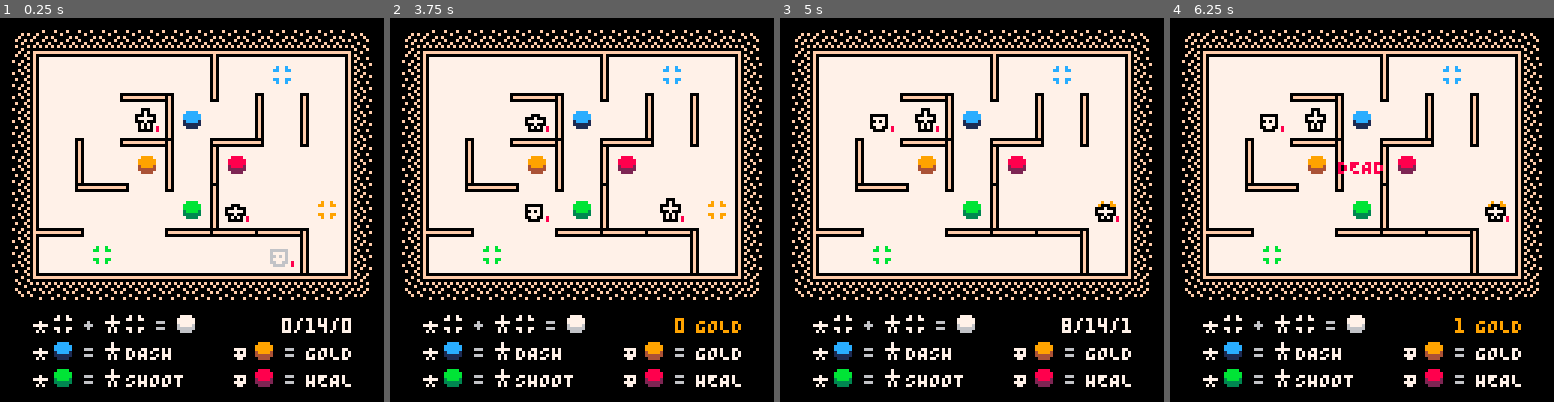
Above: before the commit, frames 1-4 (left to right).
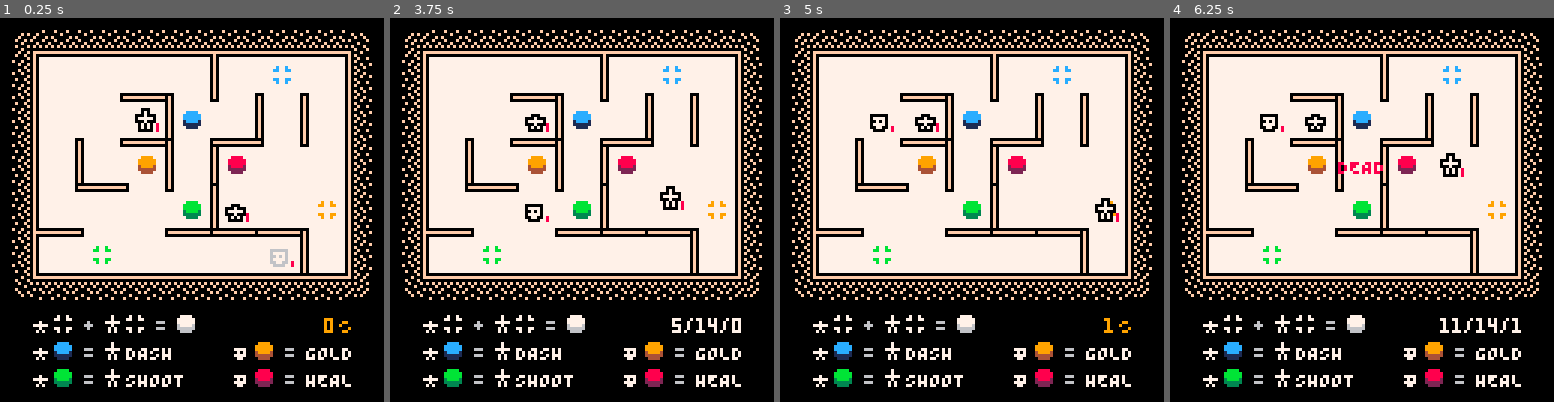
Above: after the commit, the same moments.

Repository: taylordolan/grid-folks
Game: PICO-8 cartridge grid_folks.p8
Two runs of this game, one before a commit and one after it. Both use one fixed random seed, a clock stepped at 60 frames per second and the inputs below.
Inputs:
- Up to frame 1 (0.25 s): no input
- Up to frame 2 (3.75 s): tap X (X key) at 0.33, 1.07, 1.85, 2.97 s; tap O (Z key) at 0.7, 1.7, 2.1, 2.5, 2.9, 3.3, 3.7 s; hold Right 1.6-2.1 s; hold Up 2.15-2.42 s; hold Right 2.47-3.03 s; hold Left 3.08-3.58 s; hold Down from 3.63 s (still down)
- Up to frame 3 (5 s): release Down at 3.97 s; hold Right 4.02-4.68 s; tap X (X key) at 4.08 s; tap O (Z key) at 4.1, 4.5, 4.9 s; hold Up from 4.73 s (still down)
- Up to frame 4 (6.25 s): release Up at 5.03 s; hold Left 5.08-5.68 s; tap X (X key) at 5.2 s; tap O (Z key) at 5.3, 5.7, 6.1 s; hold Down 5.73-6.03 s; hold Right from 6.08 s (still down)

The runs differ from the first frame. In frame 1, 0.4% of the frame differs, in the area x 40-92%, y 27-83%; in frame 2, 0.8%; in frame 3, 0.6%; in frame 4, 1.0%, in the area x 35-92%, y 23-83%.

Commit message:
clean up + add bolt

Diff:
--- a/grid_folks.p8
+++ b/grid_folks.p8
@@ -21,6 +21,8 @@
 -- [x] bring charging back
 -- [x] nevermind
 -- [x] fix heroes walking through heroes
+-- [ ] what happens if the game tries to create a bolt when the board is full?
+-- [ ] move into a hero to wait
 -- [ ] fix load time on generating walls
 -- [ ] animation for enemy death
 -- [ ] when multiple enemies are present, they should act in random order
@@ -120,6 +122,8 @@
     pad_score = 010,
     exit = 028,
     charge = 039,
+    bolt = 046,
+    gold = 063,
   }
 
   -- some game state
@@ -130,8 +134,9 @@
   game_won = false
   hero_a_active = true
   has_killed = false
-  debug_mode = true
+  debug_mode = false
   delay = 0
+  bolts = 0
 
   -- lists of things
   heroes = {}
@@ -143,6 +148,7 @@
   -- that means the things at the end will appear on top
   sprite_layers = {
     "pad",
+    "bolt",
     "button",
     "exit",
     "enemy",
@@ -269,6 +275,10 @@
     -- down
     elseif btnp(3) then
       input = {0, 1}
+    -- z
+    elseif btnp(4) then
+      input = 4
+    -- x
     elseif btnp(5) then
       input = 5
     end
@@ -279,7 +289,14 @@
     delay -= 1
   -- player turn
   elseif player_turn == true and #input_queue > 0 then
-    if input_queue[1] == 5 then
+    if input_queue[1] == 4 then
+      if bolts > 0 then
+        bolts -= 1
+        for next in all(enemies) do
+          hit_enemy(next, 1)
+        end
+      end
+    elseif input_queue[1] == 5 then
       hero_a_active = not hero_a_active
       local active_hero
       if hero_a_active then
@@ -310,6 +327,9 @@
       refresh_pads()
       refresh_walls()
       set_border_color()
+    end
+    if turns > 0 and turns % 100 == 0 then
+      create_bolt()
     end
     for next in all(enemies) do
       next.update(next)
@@ -620,9 +640,18 @@
 
   function draw_score()
     if not debug_mode then
-      print(smallcaps("gold"), 102, 100, colors.orange)
-      local text = score.. ""
-      print(score, 99 - #text * 4, 100, colors.orange)
+      -- print(smallcaps("gold"), 102, 100, colors.orange)
+      pal(colors.tan, false)
+      spr(sprites.gold, 112, 98)
+      local score_text = score.. ""
+      -- local score_text = "10"
+      print(score_text, 112 - #score_text * 4, 100, colors.orange)
+      if bolts > 0 then
+        spr(sprites.bolt, 102 - #score_text * 4, 98)
+        local bolt_text = bolts.. ""
+        print(bolt_text, 98 - #score_text * 4, 100, colors.pink)
+      end
+      pal()
     else
       local text = turns .."/"..spawn_rate.."/"..score
       print(text, 118 - #text * 4, 100, colors.white)
@@ -857,8 +886,8 @@
 		type = "hero",
     base_sprite = sprites.hero,
     sprite = null,
-    max_health = 2,
-    health = 2,
+    max_health = 3,
+    health = 3,
     -- buttons
     dash = false,
     shoot = false,
@@ -874,7 +903,7 @@
         ally = heroes[1]
       end
 
-      -- todo: maybe I can use this to remove update_hero_abilities()
+      -- todo: maybe i can use this to remove update_hero_abilities()
       local ally_button = find_type_in_tile("button", {ally.x, ally.y})
       local next_tile = {self.x + direction[1], self.y + direction[2]}
 
@@ -971,14 +1000,14 @@
 
       -- this is where the actual acting starts
 
-      -- if the destination doesn't exist, then wait
-      if location_exists(next_tile) == false then
+      -- if the destination doesn't exist, or the tile is occupied by your ally, then wait
+      if not location_exists(next_tile) or find_type_in_tile("hero", next_tile) then
         set_bump_transition(self, direction, 2, 0)
         delay += transition_frames
         player_turn = false
 
-      -- otherwise, if there's no hero in the next tile, then continue
-      elseif not find_type_in_tile("hero", next_tile) then
+      -- otherwise
+      else
 
         local enemy = find_type_in_tile("enemy", next_tile)
         local wall = is_wall_between({self.x, self.y}, next_tile)
@@ -991,6 +1020,11 @@
             player_turn = false
           end
           set_tile(self, next_tile)
+          local bolt = find_type_in_tile("bolt", next_tile)
+          if bolt then
+            bolts += 1
+            del(board[next_tile[1]][next_tile[2]], bolt)
+          end
           delay += transition_frames
           player_turn = false
 
@@ -1032,6 +1066,11 @@
           -- otherwise, move to the destination
           else
             set_tile(self, next_tile)
+            local bolt = find_type_in_tile("bolt", next_tile)
+            if bolt then
+              bolts += 1
+              del(board[next_tile[1]][next_tile[2]], bolt)
+            end
             delay += transition_frames
             player_turn = false
           end
@@ -1609,6 +1648,26 @@
   return new_button
 end
 
+function new_bolt()
+
+  local new_bolt = {
+    x = null,
+    y = null,
+    s = {},
+    type = "bolt",
+    sprite = sprites.bolt,
+    draw = function(self)
+      spr(self.sprite, self.s[1], self.s[2])
+    end,
+  }
+  return new_bolt
+end
+
+function create_bolt()
+  local new_bolt = new_bolt()
+  deploy(new_bolt, {"hero", "button", "exit"})
+end
+
 
 
 
Not shown, changed: 32 lines of the sprite sheet (__gfx__) section of grid_folks.p8
